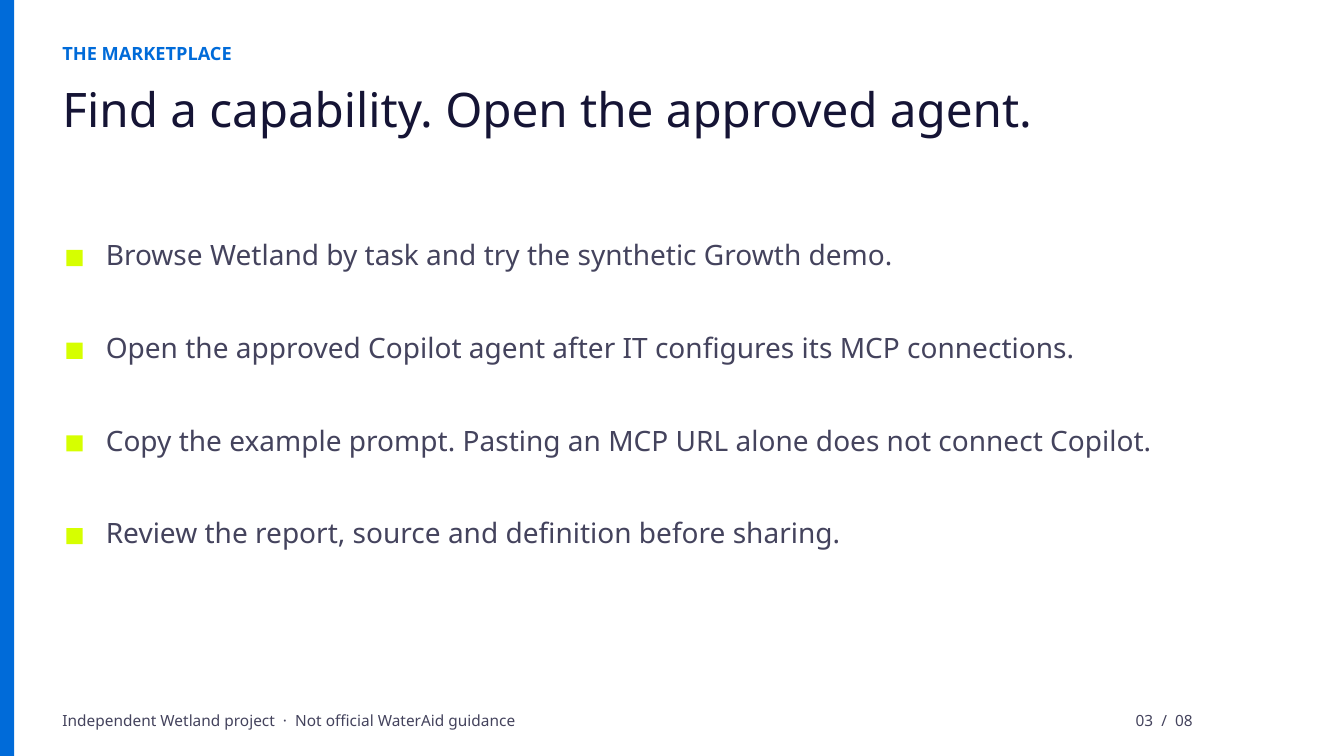
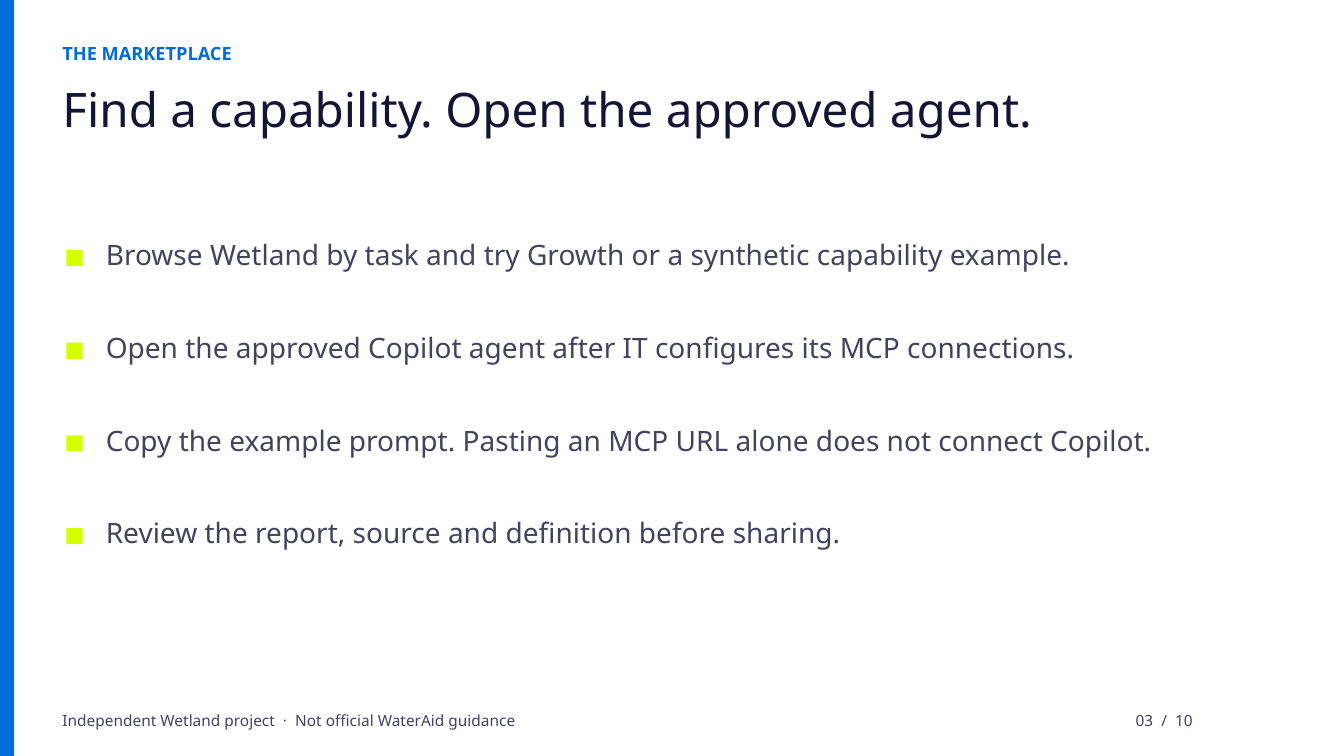
Before and after one commit to mohammedahmxd/Wetland, a slide deck: slide 3 of decks/wetland-mcp-marketplace.pptx. Drawn at 1344x756 pixels with LibreOffice and Linux fonts; fonts in the diff are those of the drawing. Boxes give left, top, right and bottom in pixels: in the first picture for what was removed or moved away, otherwise in the second. Text is boxed around its words. In the diff, an @@ line names an element or a change of style, - is before the commit and + after.

Commit message:
Refresh marketplace deck with eight live synthetic examples

```diff
--- a/decks/wetland-mcp-marketplace.pptx
+++ b/decks/wetland-mcp-marketplace.pptx
@@ text at bbox=[106, 243, 1070, 272]: text changed @@
-Browse Wetland by task and try the synthetic Growth demo.
+Browse Wetland by task and try Growth or a synthetic capability example.
@@ text at bbox=[1136, 715, 1193, 726]: text changed @@
-03 / 08
+03 / 10
```
Also in this commit, not shown: 6 other slides changed, 3 slides added, 1 slide removed, 3 other files.
